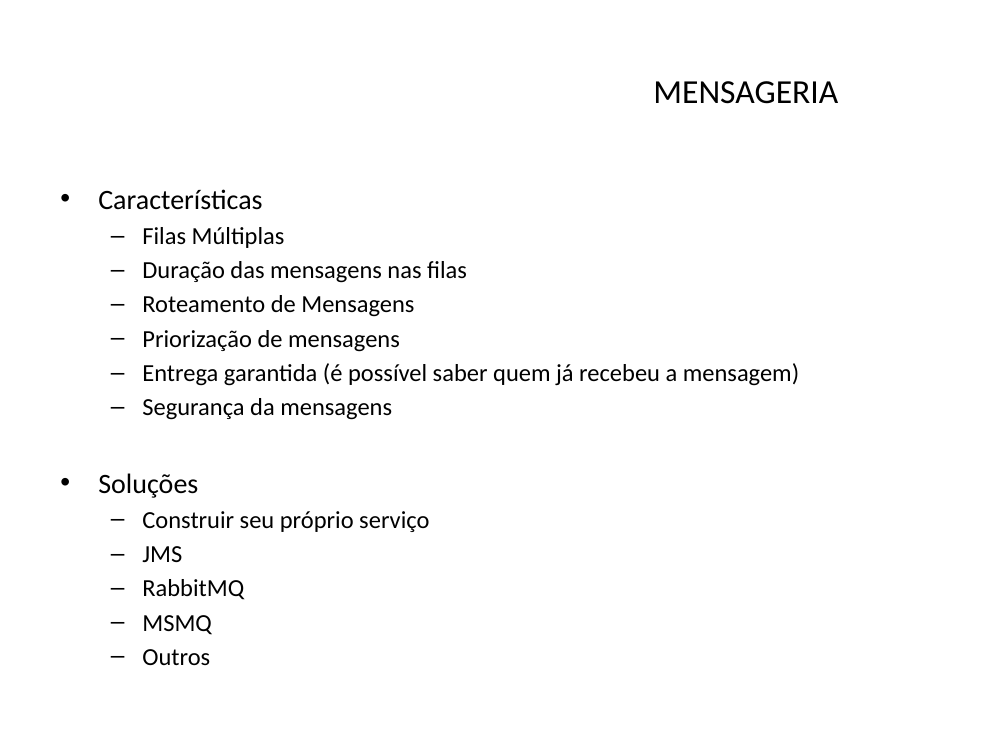
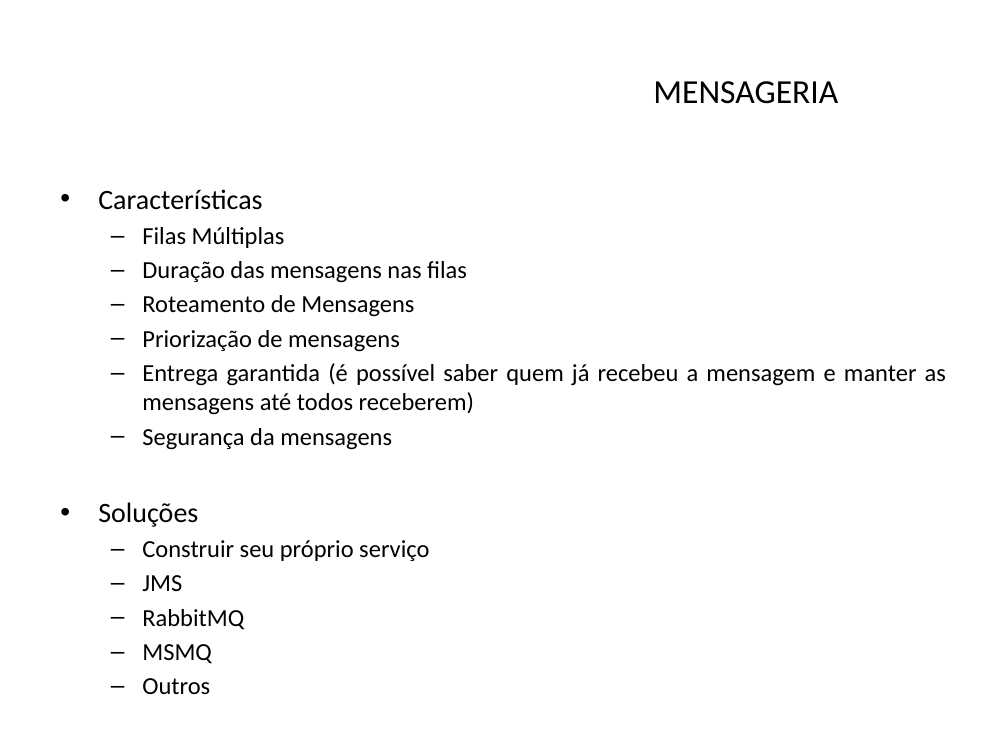
Before and after one commit to julianobrasil/servicos-pos-unialfa, a slide deck: slide 30 of slides/Arquitetura Orientada a Serviços.pptx (slide 25 before the commit). Drawn at 1008x756 pixels with LibreOffice and Linux fonts; fonts in the diff are those of the drawing; background and template pictures are left out. Boxes give left, top, right and bottom in pixels: in the first picture for what was removed or moved away, otherwise in the second. Text is boxed around its words. In the diff, an @@ line names an element or a change of style, - is before the commit and + after.

```diff
--- a/slides/Arquitetura Orientada a Serviços.pptx
+++ b/slides/Arquitetura Orientada a Serviços.pptx
@@ text at <box>142,363,946,415</box>: text changed @@
-  – Entrega garantida (é possível saber quem já recebeu a mensagem)
+  – Entrega garantida (é possível saber quem já recebeu a mensagem e manter as mensagens até todos receberem)
```
Also in this commit, not shown: 2 other slides changed, 12 slides added, 3 other files.
